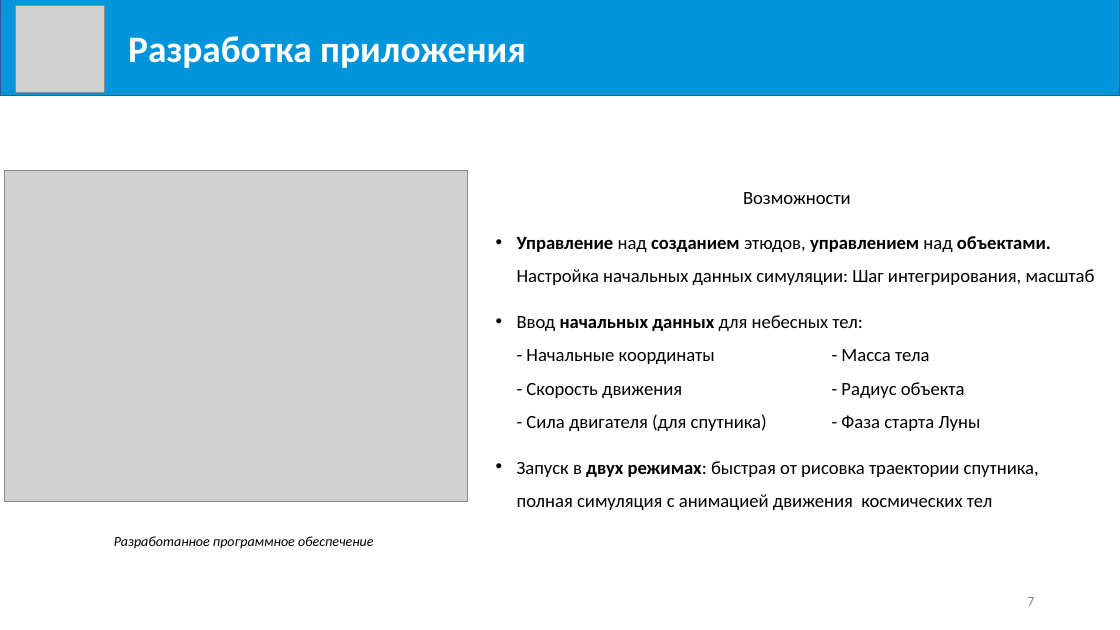
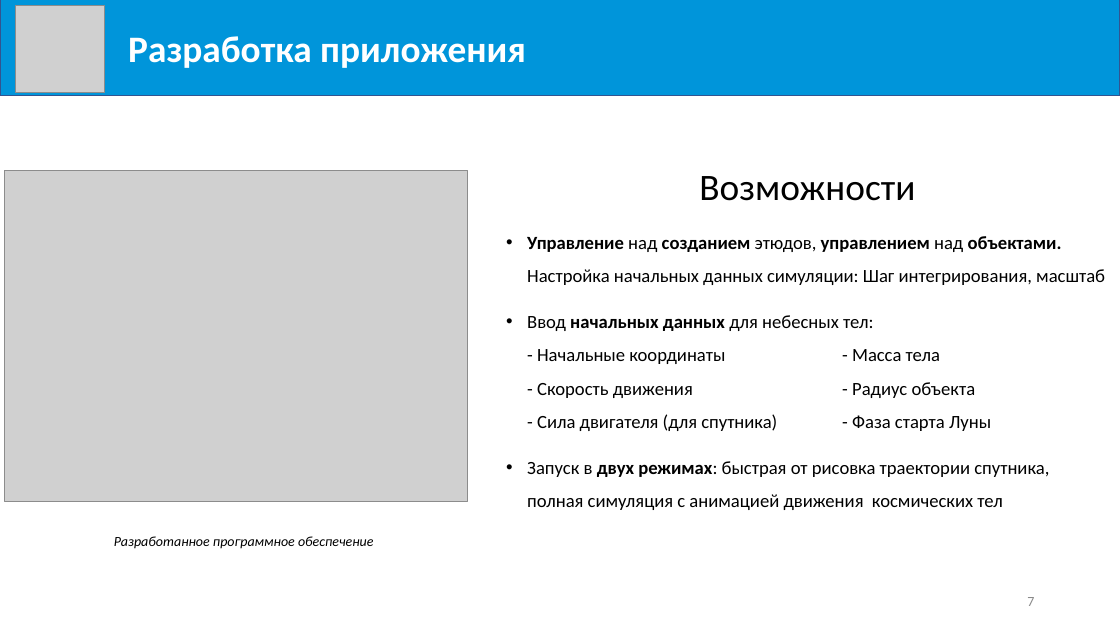
Before and after one commit to Milirik/diploma, a slide deck: slide 7 of Mikheev-K_V.pptx. Drawn at 1120x630 pixels with LibreOffice and Linux fonts; fonts in the diff are those of the drawing; grey boxes stand for pictures. Boxes give left, top, right and bottom in pixels: in the first picture for what was removed or moved away, otherwise in the second. Text is boxed around its words. In the diff, an @@ line names an element or a change of style, - is before the commit and + after.

```diff
--- a/Mikheev-K_V.pptx
+++ b/Mikheev-K_V.pptx
@@ text "Возможности": place and size @@
-text "Возможности" at box(517, 192, 1095, 510)
+text "Возможности" at box(527, 176, 1105, 510)
@@ text at box(699, 176, 915, 201): size 16 to 32 pt in "Возможности" @@
```
Also in this commit, not shown: 6 other slides changed, 1 slide added, 4 other files.
